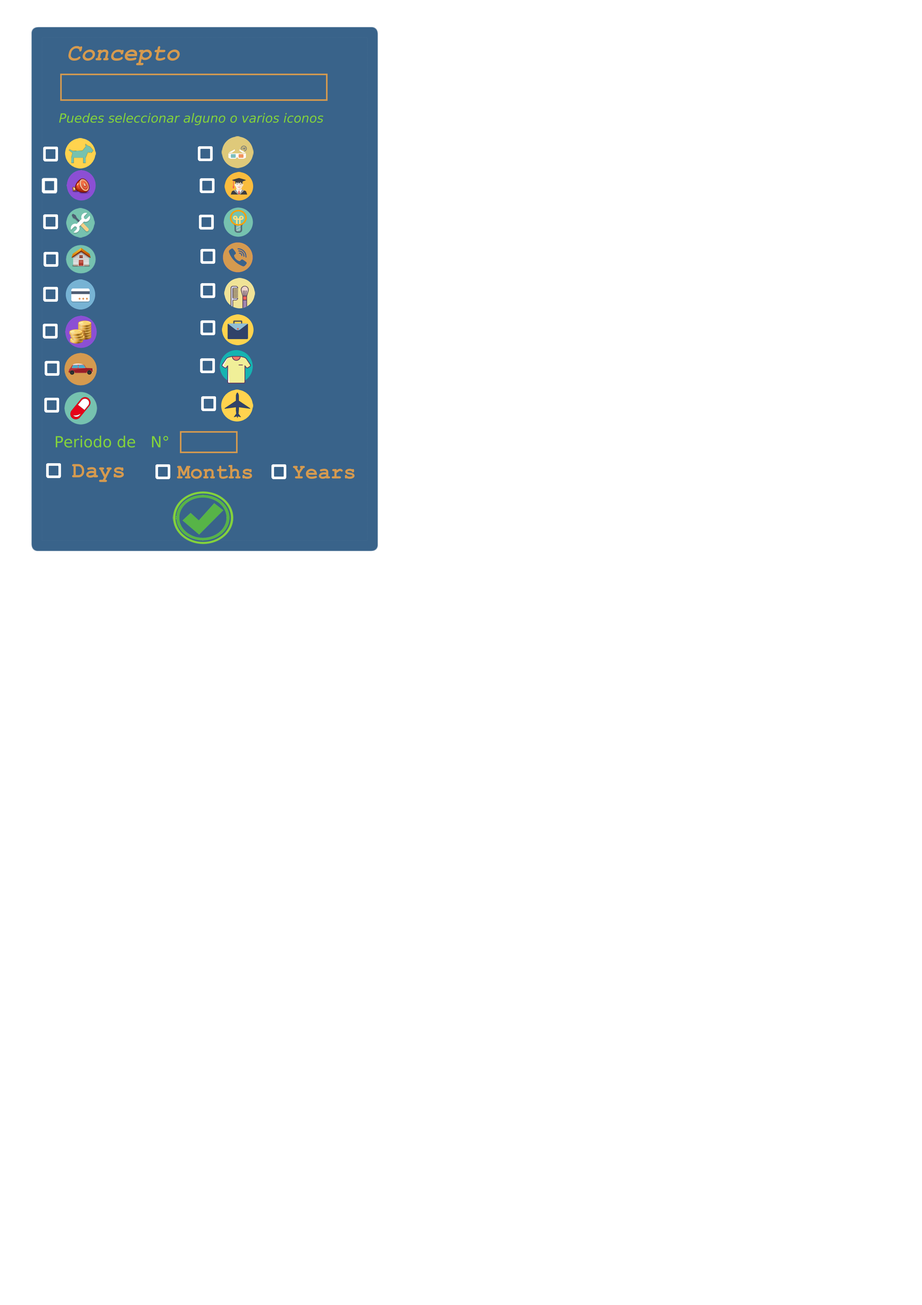
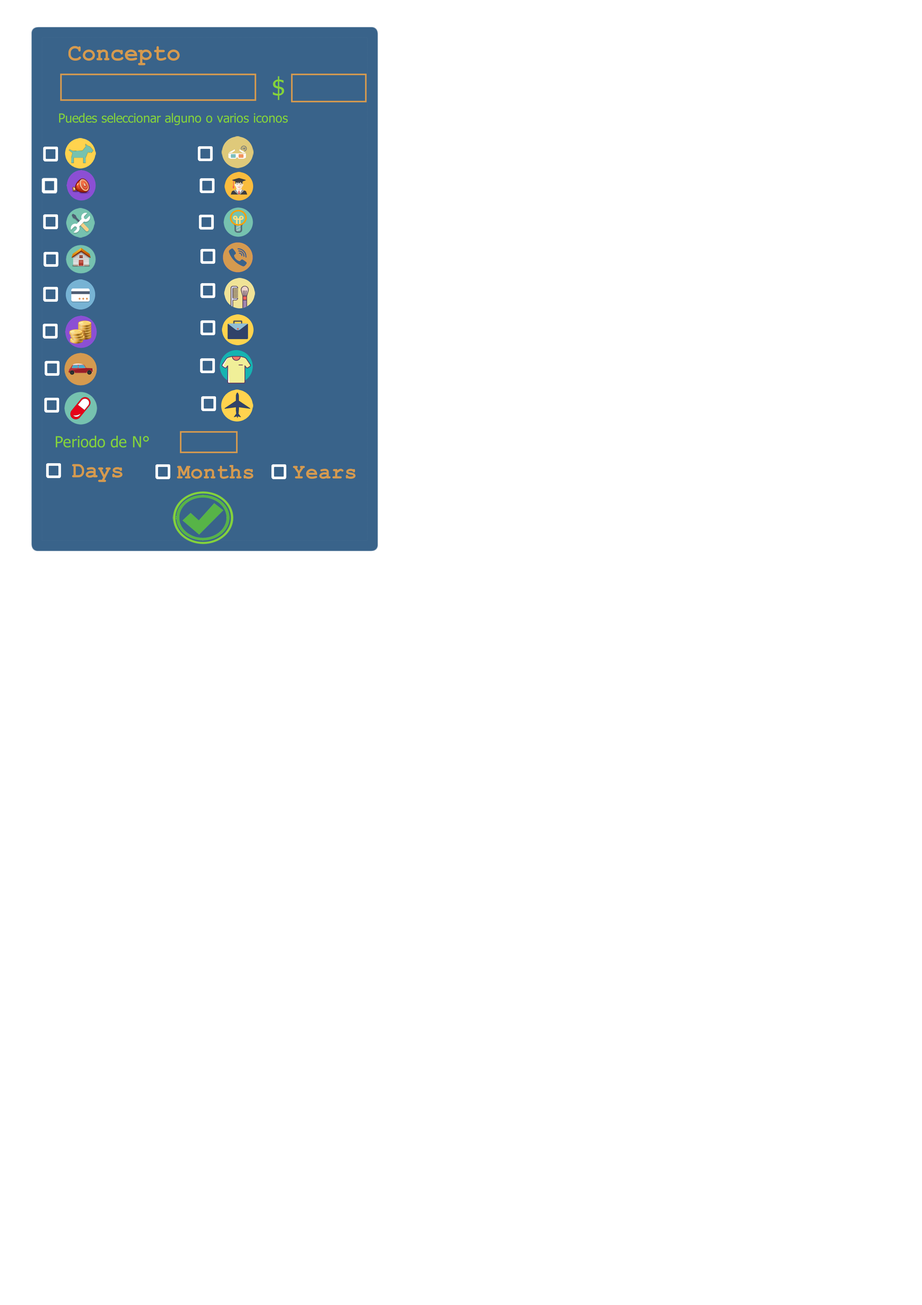
The second 922x1305 image is a revision of the first. Changes to its layers:
painted on "Layer 1" over box(55, 45, 368, 483)
